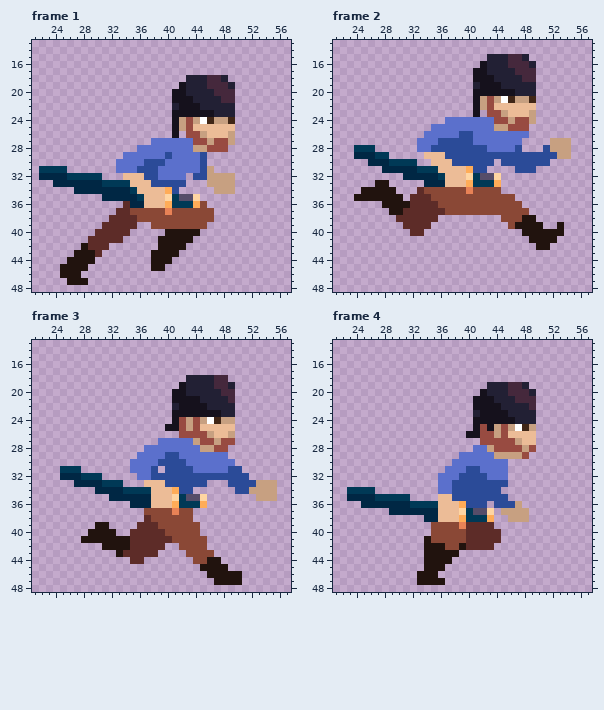
Two states of a pixel-art file, NeverShallWeDie/Assets/Sprites/Player/Run.aseprite. The first picture shows the starting point.
80x64 pixels, 8 frames. Shown: frame 1: x 21..57, y 13..48; frame 2: x 21..57, y 13..48; frame 3: x 21..57, y 13..48; frame 4: x 21..57, y 13..48. The commit also changed other frames, which this record leaves out.
After:
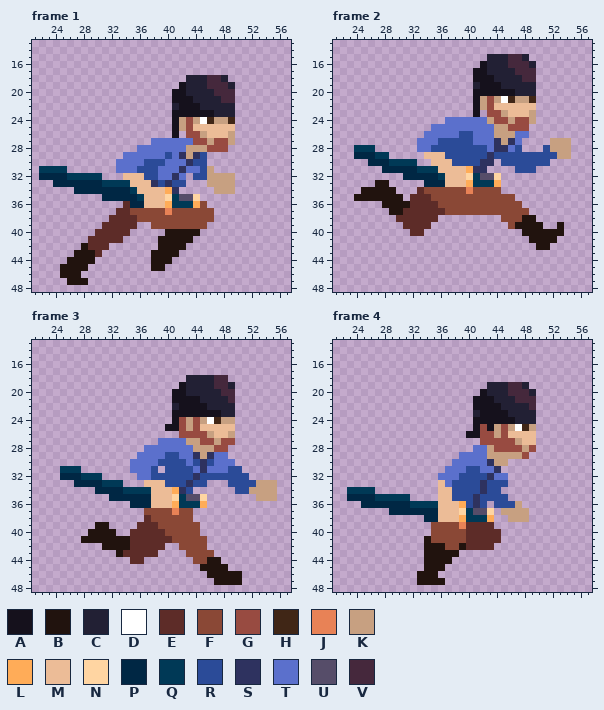
Palette (. is transparent): A #15111c  B #21130e  C #222034  D #ffffff  E #5d2c28  F #8a4836  G #984b41  H #402616  J #e88256  K #c7a081  L #ffac58  M #ecbc97  N #ffd5a2  P #002744  Q #003956  R #2b4b98  S #2e325f  T #5b70cc  U #564d69  V #45283c
Change:
Frame 1, layer "Torso":
y 28: x 43 T -> K
y 29: x 42..44 TTT -> SKS
y 30: x 43..44 TT -> SR
y 31: x 42 T -> S
y 32: x 41 T -> S
y 33: x 38 R -> S; x 40 R -> S
y 34: x 41 R -> S
Frame 2, layer "Torso":
y 24: x 43 T -> K
y 26: x 44..46 TTT -> KKK
y 27: x 44..46 TTT -> SKS
y 28: x 44..45 TT -> SS
y 29: x 43 R -> S
y 30: x 42..43 RR -> SS
y 31: x 41..42 RR -> SS
Frame 3, layer "Torso":
y 27: x 43 T -> K
y 28: x 44 T -> K
y 29: x 44..46 TTT -> SKS
y 30: x 44..46 TTT -> RSR
y 31: x 45 T -> S
y 32: x 44 R -> S
y 33: x 43 R -> S
y 34: x 42 R -> S
Frame 4, layers "Front Arm", "Head", "Torso":
y 29: x 43 T -> K
y 30: x 43..45 TTT -> SKK
y 31: x 44..45 TT -> S.
y 32: x 43 T -> S
y 33: x 36 T -> M; x 42 R -> S
y 34: x 36..37 TT -> MM; x 42 R -> S
y 35..36: x 41 R -> S
Where, in picture pixels (left, top, right, bottom), the same in both pictures:
changed: (151, 145, 200, 194)
changed: (473, 117, 515, 173)
changed: (179, 438, 214, 494)
changed: (438, 452, 508, 508)
